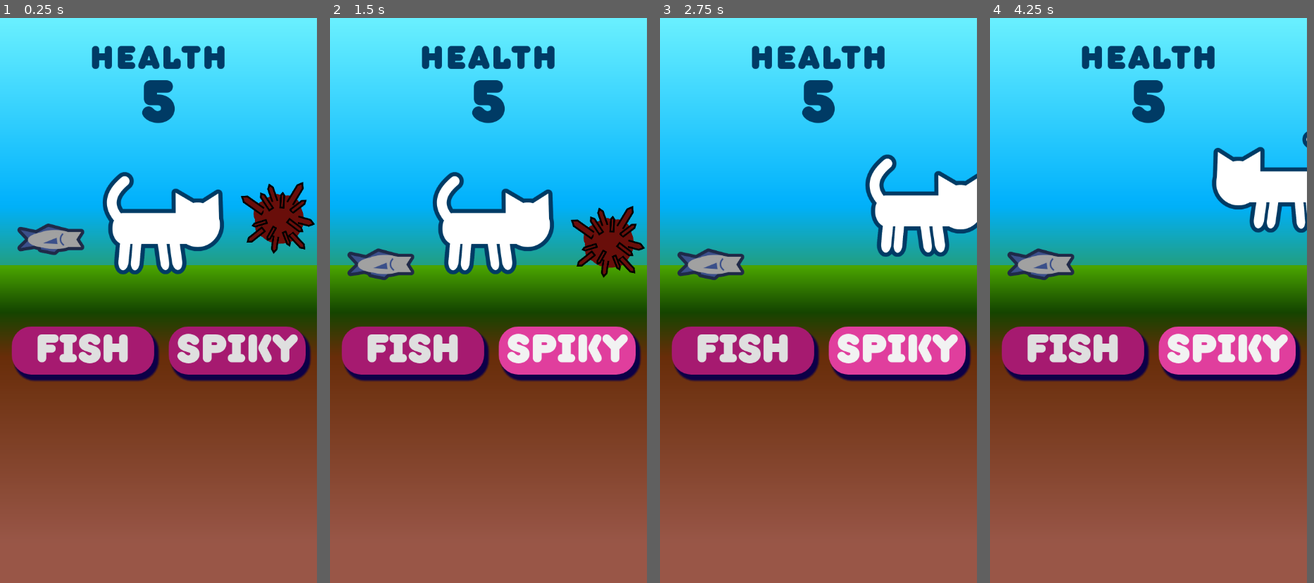
Above: before the commit, frames 1-4 (left to right).
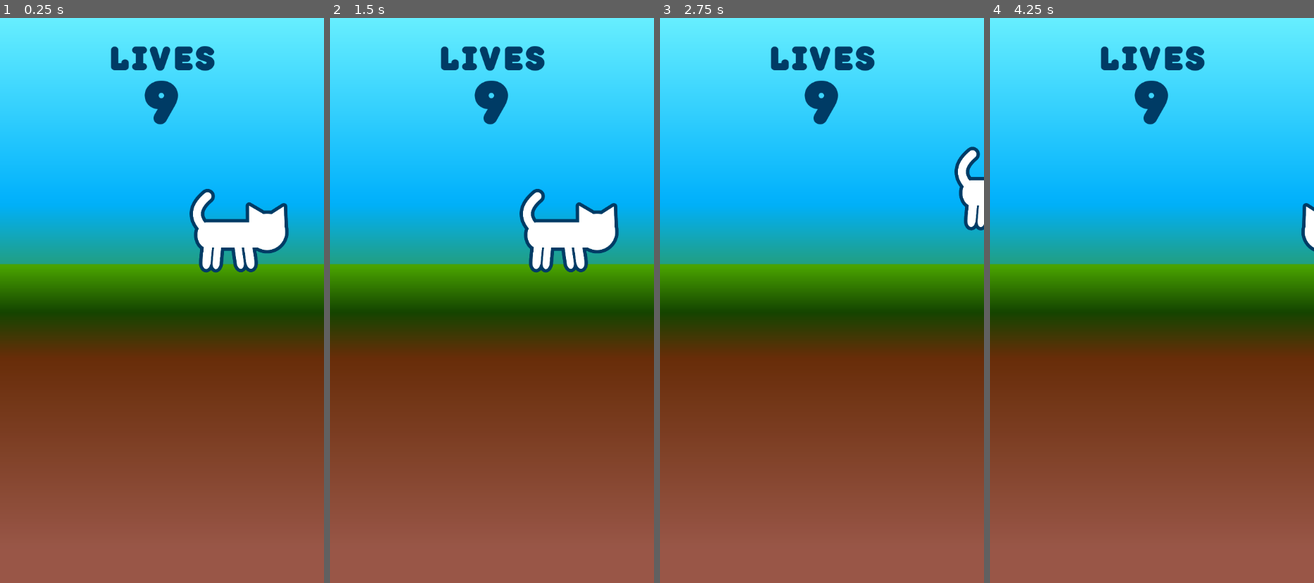
Above: after the commit, the same moments.

Repository: HyperGameDev/Godot-Sginals-Sample-Project
Game: Godot game, scene res://main_scene.tscn
The game is run twice, just before and just after one commit, with the same random seed, the same clock (stepped at 60 frames per second) and the same inputs.
Inputs (mouse positions are in pixels of both pictures, inside the frame that each line leads up to):
- Up to frame 1 (0.25 s): no input
- Up to frame 2 (1.5 s): click (414, 351) at 0.5 s, where only the run before the commit has a clickable "Fish"; click (566, 351) at 1.25 s, where only the run before the commit has a clickable "Spiky"
- Up to frame 3 (2.75 s): tap Enter (ui_accept) at 2, 2.1 s; hold Right (Right) from 2.03 s (still down); tap Space (Jump, bound only after the commit) at 2.27, 2.3, 2.57 s
- Up to frame 4 (4.25 s): tap Space (Jump, bound only after the commit) at 2.85, 3.02, 3.32, 3.8 s; tap Enter (ui_accept) at 3.05, 3.6 s; release Right (Right) at 3.53 s; hold Left (Left) from 3.53 s (still down)
In our replay, the window is 450x800 before the commit and 460x800 after it. These sizes can differ from the game's own. Grey fills any space a smaller window leaves; there, only what the larger window draws over its background counts as a difference.

The runs differ from the first frame. In frame 1, 19% of the frame differs, in the area x 0-100%, y 0-81%; in frame 2, 19%; in frame 3, 17%; in frame 4, 16%.

Commit message:
pre-short record

Diff:
--- a/Enemy/spiky.tscn
+++ b/Enemy/spiky.tscn
@@ -7,8 +7,8 @@
 radius = 66.0681
 
 [node name="RigidBody2D" type="RigidBody2D"]
-contact_monitor = true
-max_contacts_reported = 2
+can_sleep = false
+max_contacts_reported = 10
 script = ExtResource("1_xynt2")
 
 [node name="TextureRect" type="TextureRect" parent="."]
--- a/Pickup/fish.tscn
+++ b/Pickup/fish.tscn
@@ -8,8 +8,8 @@
 height = 96.0
 
 [node name="RigidBody2D" type="RigidBody2D"]
-contact_monitor = true
-max_contacts_reported = 2
+can_sleep = false
+max_contacts_reported = 100
 script = ExtResource("1_311ok")
 detectable_type = 1
 
--- a/Player/player.gd
+++ b/Player/player.gd
@@ -1,5 +1,6 @@
 class_name Player extends CharacterBody2D
 
+@onready var area_2d: Area2D = $Area2D
 @onready var sprite: TextureRect = %TextureRect_Sprite
 
 
@@ -15,7 +16,7 @@
 		velocity += get_gravity() * delta
 
 	# Handle jump.
-	if Input.is_action_just_pressed("ui_accept") and is_on_floor():
+	if Input.is_action_just_pressed("Jump") and is_on_floor():
 		velocity.y = JUMP_VELOCITY
 
 	var direction := Input.get_axis("Left", "Right")
@@ -27,13 +28,13 @@
 			if not flipping:
 				flipping = true
 				var tween = create_tween()
-				tween.tween_property(sprite, "scale:x", -1., .2)
+				tween.tween_property(sprite, "scale:x", -.799, .2)
 				tween.finished.connect(_on_flip_finished)
 		else:
 			if not flipping:
 				flipping = true
 				var tween = create_tween()
-				tween.tween_property(sprite, "scale:x", 1., .2)
+				tween.tween_property(sprite, "scale:x", .799, .2)
 				tween.finished.connect(_on_flip_finished)
 
 	else:
--- a/UI/ui.tres
+++ b/UI/ui.tres
@@ -1,4 +1,6 @@
-[gd_resource type="Theme" load_steps=4 format=3 uid="uid://dj4lcwuqbp0co"]
+[gd_resource type="Theme" load_steps=5 format=3 uid="uid://dj4lcwuqbp0co"]
+
+[sub_resource type="StyleBoxEmpty" id="StyleBoxEmpty_mko1r"]
 
 [sub_resource type="StyleBoxFlat" id="StyleBoxFlat_8mm7a"]
 bg_color = Color(0.878341, 0.243888, 0.615631, 1)
@@ -33,6 +35,8 @@
 shadow_offset = Vector2(7, 10)
 
 [resource]
+Button/font_sizes/font_size = 81
+Button/styles/focus = SubResource("StyleBoxEmpty_mko1r")
 Button/styles/hover = SubResource("StyleBoxFlat_8mm7a")
 Button/styles/normal = SubResource("StyleBoxFlat_d5x1h")
 Button/styles/pressed = SubResource("StyleBoxFlat_hq1ik")
--- a/detectable.gd
+++ b/detectable.gd
@@ -2,10 +2,3 @@
 
 @export var detectable_type: detectable_types
 enum detectable_types {ENEMY,PICKUP}
-
-func _ready() -> void:
-	body_entered.connect(_on_body_entered)
-
-func _on_body_entered(body):
-	if body is Player:
-		queue_free()
--- a/globals.gd
+++ b/globals.gd
@@ -1,3 +1,3 @@
 extends Node
 
-var health: int = 5
+var health: int = 9
--- a/main_scene.tscn
+++ b/main_scene.tscn
@@ -1,10 +1,8 @@
-[gd_scene load_steps=15 format=3 uid="uid://cjemrauyik1y2"]
+[gd_scene load_steps=14 format=3 uid="uid://cjemrauyik1y2"]
 
 [ext_resource type="Script" uid="uid://drv4o2r1ymydj" path="res://Player/player.gd" id="1_2c62f"]
 [ext_resource type="Texture2D" uid="uid://cgb8nbduvujaf" path="res://Player/cat.png" id="2_gyfs4"]
-[ext_resource type="Theme" uid="uid://dj4lcwuqbp0co" path="res://UI/ui.tres" id="3_8mm7a"]
-[ext_resource type="PackedScene" uid="uid://dpiovdx3uns0s" path="res://Pickup/fish.tscn" id="3_d5x1h"]
-[ext_resource type="PackedScene" uid="uid://c7jxhr1kn2ncx" path="res://Enemy/spiky.tscn" id="4_8mm7a"]
+[ext_resource type="Script" uid="uid://b14c0oh15hq8o" path="res://ui.gd" id="3_hq1ik"]
 
 [sub_resource type="Gradient" id="Gradient_d5x1h"]
 offsets = PackedFloat32Array(0, 0.32906, 0.551282, 0.850649)
@@ -26,8 +24,12 @@
 fill_to = Vector2(0, 1)
 
 [sub_resource type="CapsuleShape2D" id="CapsuleShape2D_d5x1h"]
-radius = 101.0
-height = 226.0
+radius = 84.0
+height = 184.0
+
+[sub_resource type="CapsuleShape2D" id="CapsuleShape2D_8mm7a"]
+radius = 84.0
+height = 216.0
 
 [sub_resource type="StyleBoxFlat" id="StyleBoxFlat_2c62f"]
 bg_color = Color(0.6, 0.6, 0.6, 0)
@@ -80,7 +82,7 @@
 texture = SubResource("GradientTexture2D_66tet")
 
 [node name="CharacterBody2D" type="CharacterBody2D" parent="."]
-position = Vector2(336, 424)
+position = Vector2(480, 440)
 script = ExtResource("1_2c62f")
 
 [node name="CollisionShape2D" type="CollisionShape2D" parent="CharacterBody2D"]
@@ -101,14 +103,22 @@
 offset_bottom = 128.0
 grow_horizontal = 2
 grow_vertical = 2
-scale = Vector2(-1, 1)
+scale = Vector2(-0.798697, 0.798697)
 pivot_offset = Vector2(128, 128)
 texture = ExtResource("2_gyfs4")
 expand_mode = 1
 
-[node name="CanvasLayer_HUD" type="CanvasLayer" parent="."]
-
-[node name="MarginContainer_Top" type="MarginContainer" parent="CanvasLayer_HUD"]
+[node name="Area2D" type="Area2D" parent="CharacterBody2D"]
+
+[node name="CollisionShape2D2" type="CollisionShape2D" parent="CharacterBody2D/Area2D"]
+position = Vector2(-4, -4)
+rotation = -1.57079
+shape = SubResource("CapsuleShape2D_8mm7a")
+
+[node name="CanvasLayer_UI" type="CanvasLayer" parent="."]
+script = ExtResource("3_hq1ik")
+
+[node name="MarginContainer_Top" type="MarginContainer" parent="CanvasLayer_UI"]
 anchors_preset = 10
 anchor_right = 1.0
 offset_bottom = 112.0
@@ -117,48 +127,48 @@
 theme_override_constants/margin_top = 35
 theme_override_constants/margin_right = 20
 
-[node name="HSplitContainer" type="HSplitContainer" parent="CanvasLayer_HUD/MarginContainer_Top"]
-layout_mode = 2
-
-[node name="PanelContainer_Health" type="PanelContainer" parent="CanvasLayer_HUD/MarginContainer_Top/HSplitContainer"]
+[node name="HSplitContainer" type="HSplitContainer" parent="CanvasLayer_UI/MarginContainer_Top"]
+layout_mode = 2
+
+[node name="PanelContainer_Health" type="PanelContainer" parent="CanvasLayer_UI/MarginContainer_Top/HSplitContainer"]
 layout_mode = 2
 size_flags_horizontal = 4
 theme_override_styles/panel = SubResource("StyleBoxFlat_2c62f")
 
-[node name="VBox_HP" type="VBoxContainer" parent="CanvasLayer_HUD/MarginContainer_Top/HSplitContainer/PanelContainer_Health"]
+[node name="VBox_HP" type="VBoxContainer" parent="CanvasLayer_UI/MarginContainer_Top/HSplitContainer/PanelContainer_Health"]
 layout_mode = 2
 theme_override_constants/separation = -22
 alignment = 1
 
-[node name="Label_HP" type="Label" parent="CanvasLayer_HUD/MarginContainer_Top/HSplitContainer/PanelContainer_Health/VBox_HP"]
+[node name="Label_HP" type="Label" parent="CanvasLayer_UI/MarginContainer_Top/HSplitContainer/PanelContainer_Health/VBox_HP"]
 layout_mode = 2
 theme_override_colors/font_color = Color(0, 0.231373, 0.396078, 1)
 theme_override_colors/font_outline_color = Color(0, 0.231373, 0.396078, 1)
 theme_override_fonts/font = SubResource("FontVariation_2c62f")
 theme_override_font_sizes/font_size = 67
-text = "  Health  "
-horizontal_alignment = 1
-
-[node name="Label_HP_Val" type="Label" parent="CanvasLayer_HUD/MarginContainer_Top/HSplitContainer/PanelContainer_Health/VBox_HP"]
+text = "  LIVES  "
+horizontal_alignment = 1
+
+[node name="Label_HP_Val" type="Label" parent="CanvasLayer_UI/MarginContainer_Top/HSplitContainer/PanelContainer_Health/VBox_HP"]
 unique_name_in_owner = true
 layout_mode = 2
 theme_override_colors/font_color = Color(0, 0.231373, 0.396078, 1)
 theme_override_colors/font_outline_color = Color(0, 0.231373, 0.396078, 1)
 theme_override_font_sizes/font_size = 121
-text = "5"
-horizontal_alignment = 1
-
-[node name="PanelContainer_Strength" type="PanelContainer" parent="CanvasLayer_HUD/MarginContainer_Top/HSplitContainer"]
+text = "9"
+horizontal_alignment = 1
+
+[node name="PanelContainer_Strength" type="PanelContainer" parent="CanvasLayer_UI/MarginContainer_Top/HSplitContainer"]
 visible = false
 layout_mode = 2
 theme_override_styles/panel = SubResource("StyleBoxFlat_gyfs4")
 
-[node name="VBox_Strength" type="VBoxContainer" parent="CanvasLayer_HUD/MarginContainer_Top/HSplitContainer/PanelContainer_Strength"]
+[node name="VBox_Strength" type="VBoxContainer" parent="CanvasLayer_UI/MarginContainer_Top/HSplitContainer/PanelContainer_Strength"]
 layout_mode = 2
 theme_override_constants/separation = 0
 alignment = 1
 
-[node name="Label_Strength" type="Label" parent="CanvasLayer_HUD/MarginContainer_Top/HSplitContainer/PanelContainer_Strength/VBox_Strength"]
+[node name="Label_Strength" type="Label" parent="CanvasLayer_UI/MarginContainer_Top/HSplitContainer/PanelContainer_Strength/VBox_Strength"]
 layout_mode = 2
 theme_override_colors/font_outline_color = Color(0.41, 0.0533, 0.041, 1)
 theme_override_constants/outline_size = 31
@@ -166,7 +176,7 @@
 text = "Strength"
 horizontal_alignment = 1
 
-[node name="Label_Strength_Val" type="Label" parent="CanvasLayer_HUD/MarginContainer_Top/HSplitContainer/PanelContainer_Strength/VBox_Strength"]
+[node name="Label_Strength_Val" type="Label" parent="CanvasLayer_UI/MarginContainer_Top/HSplitContainer/PanelContainer_Strength/VBox_Strength"]
 unique_name_in_owner = true
 layout_mode = 2
 theme_override_colors/font_outline_color = Color(0.41, 0.0533, 0.041, 1)
@@ -175,7 +185,7 @@
 text = "1"
 horizontal_alignment = 1
 
-[node name="MarginContainer_Bottom" type="MarginContainer" parent="CanvasLayer_HUD"]
+[node name="MarginContainer_Bottom" type="MarginContainer" parent="CanvasLayer_UI"]
 anchors_preset = 12
 anchor_top = 1.0
 anchor_right = 1.0
@@ -187,30 +197,8 @@
 theme_override_constants/margin_right = 40
 theme_override_constants/margin_bottom = 425
 
-[node name="HSplit" type="HSplitContainer" parent="CanvasLayer_HUD/MarginContainer_Bottom"]
+[node name="HSplit" type="HSplitContainer" parent="CanvasLayer_UI/MarginContainer_Bottom"]
 layout_mode = 2
 theme_override_constants/separation = 30
 split_offset = 285
 dragging_enabled = false
-
-[node name="Button" type="Button" parent="CanvasLayer_HUD/MarginContainer_Bottom/HSplit"]
-layout_mode = 2
-focus_mode = 0
-theme = ExtResource("3_8mm7a")
-theme_override_font_sizes/font_size = 81
-text = "   Fish   "
-
-[node name="Button2" type="Button" parent="CanvasLayer_HUD/MarginContainer_Bottom/HSplit"]
-layout_mode = 2
-focus_mode = 0
-theme = ExtResource("3_8mm7a")
-theme_override_font_sizes/font_size = 81
-text = " Spiky "
-
-[node name="RigidBody2D" parent="." instance=ExtResource("3_d5x1h")]
-position = Vector2(110, 421)
-collision_layer = 0
-
-[node name="RigidBody2D2" parent="." instance=ExtResource("4_8mm7a")]
-position = Vector2(572, 382)
-collision_layer = 0
--- a/project.godot
+++ b/project.godot
@@ -22,7 +22,7 @@
 [display]
 
 window/size/viewport_width=648
-window/size/viewport_height=1152
+window/size/viewport_height=1127
 window/stretch/mode="viewport"
 
 [gui]
@@ -31,6 +31,12 @@
 
 [input]
 
+ui_accept={
+"deadzone": 0.5,
+"events": [Object(InputEventKey,"resource_local_to_scene":false,"resource_name":"","device":0,"window_id":0,"alt_pressed":false,"shift_pressed":false,"ctrl_pressed":false,"meta_pressed":false,"pressed":false,"keycode":4194309,"physical_keycode":0,"key_label":0,"unicode":0,"location":0,"echo":false,"script":null)
+, Object(InputEventKey,"resource_local_to_scene":false,"resource_name":"","device":0,"window_id":0,"alt_pressed":false,"shift_pressed":false,"ctrl_pressed":false,"meta_pressed":false,"pressed":false,"keycode":4194310,"physical_keycode":0,"key_label":0,"unicode":0,"location":0,"echo":false,"script":null)
+]
+}
 Left={
 "deadzone": 0.2,
 "events": [Object(InputEventKey,"resource_local_to_scene":false,"resource_name":"","device":-1,"window_id":0,"alt_press …(195 unchanged characters)…
@@ -55,6 +61,11 @@
 , Object(InputEventKey,"resource_local_to_scene":false,"resource_name":"","device":-1,"window_id":0,"alt_pressed":false …(183 unchanged characters)…
 ]
 }
+Jump={
+"deadzone": 0.2,
+"events": [Object(InputEventKey,"resource_local_to_scene":false,"resource_name":"","device":-1,"window_id":0,"alt_pressed":false,"shift_pressed":false,"ctrl_pressed":false,"meta_pressed":false,"pressed":false,"keycode":0,"physical_keycode":32,"key_label":0,"unicode":32,"location":0,"echo":false,"script":null)
+]
+}
 
 [rendering]
 
--- /dev/null
+++ b/ui.gd
@@ -0,0 +1 @@
+extends CanvasLayer
Not shown, added: ui.gd.uid
